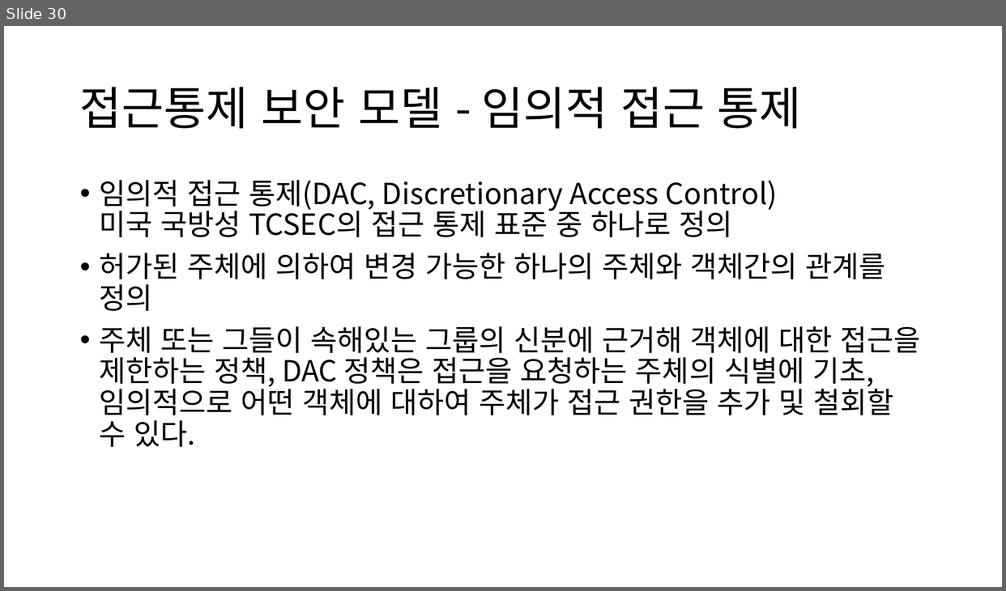
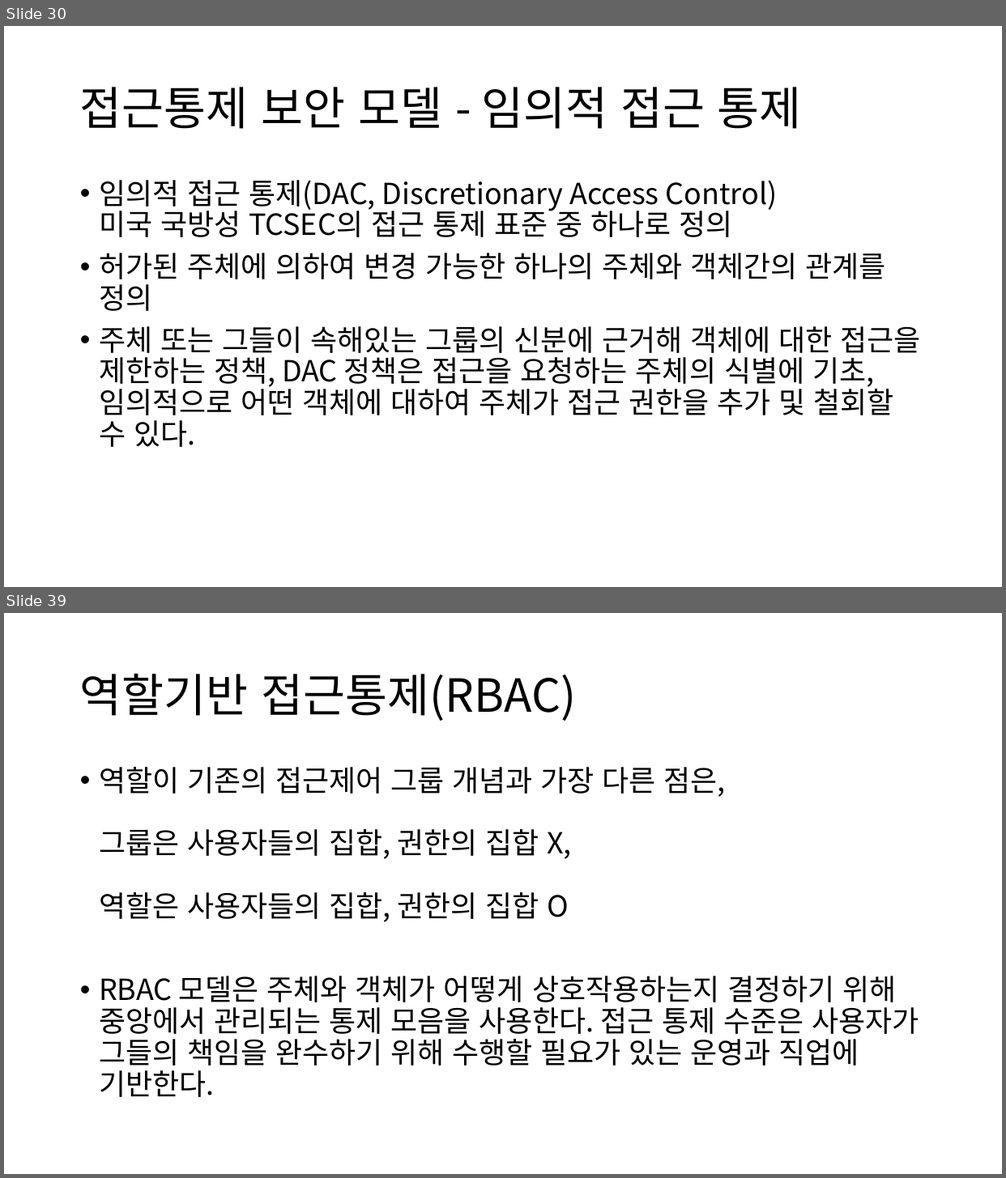
Before and after one commit to YJLII/Security, a slide deck: 정보보호론 Part 03 접근통제.pptx. Shown one above the other, each under a label of ours: slide 30 before the commit, slides 30 and 39 after it; the slides between them are not shown. The pictures are 1006x591 and 1006x1178 pixels, drawn with LibreOffice and Linux fonts; fonts in the diff are those of the drawing. Boxes give left, top, right and bottom in pixels: in the first picture for what was removed or moved away, otherwise in the second. Text is boxed around its words. In the diff, an @@ line names an element or a change of style, - is before the commit and + after.

```diff
--- a/정보보호론 Part 03 접근통제.pptx
+++ b/정보보호론 Part 03 접근통제.pptx
@@ slide 39 added at bbox=[4, 613, 1002, 1174], background #FFFFFF @@
@@ title added at bbox=[80, 673, 577, 721], 44 pt, text #000000 @@
+역할기반 접근통제(RBAC)
@@ text added at bbox=[99, 767, 919, 1097], 28 pt, text #000000 @@
+• 역할이 기존의 접근제어 그룹 개념과 가장 다른 점은,
+  그룹은 사용자들의 집합, 권한의 집합 X,
+  역할은 사용자들의 집합, 권한의 집합 O
+• RBAC 모델은 주체와 객체가 어떻게 상호작용하는지 결정하기 위해 중앙에서 관리되는 통제 모음을 사용한다. 접근 통제 수준은 사용자가 그들의 책임을 완수하기 위해 수행할 필요가 있는 운영과 직업에 기반한다.
```
Also in this commit, not shown: 1 slide changed, 7 other slides added.
